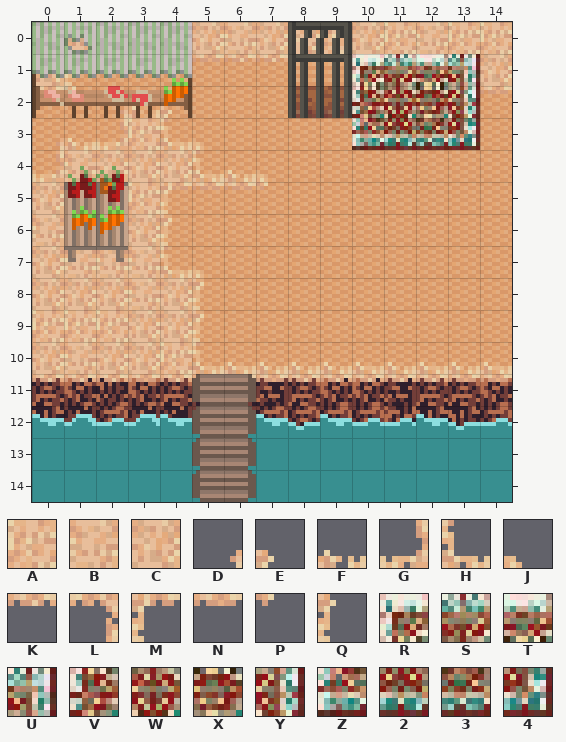
A Tiled map gets an edit: maps/level0.tmx. This is how it looked before the edit.
Cells are 8x8 px. Shown: x 0..14, y 0..14.
Key: from "Tileset": A 67, B 99, C 100, D 131, E 132, F 194, G 195, H 196, J 198, K 226, L 227, M 228, N 229, P 230, Q 260, R 304, S 305, T 306, U 307, V 336, W 337, X 338, Y 339, Z 368, 2 369, 3 370, 4 371.
_ is an empty cell, # one hidden under a higher layer.
Layers that did not change in this view are not listed.
Layer "ground-detail1" before, first column x 0:
 0 #B###CBCCACABAA
 1 CMNNNNKKNLRSTUC
 2 KPDFE____#VWXYN
 3 DFGAHJ____Z234_
 4 GBCCCHFJ_______
 5 C##AMNNP_______
 6 B##CQ__________
 7 CBBBHJ_________
 8 CCCBCQ_________
 9 AAACCQ_________
New version:
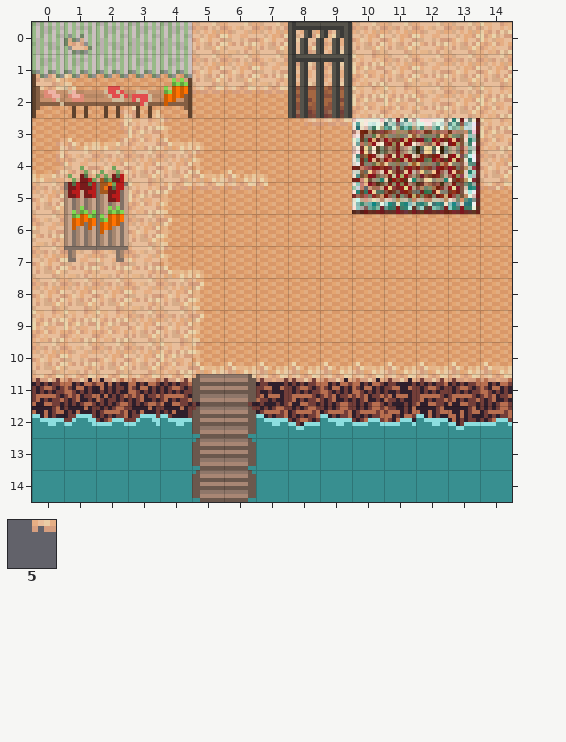
Further tiles: from "Tileset": 5 225.
Diff:
Layer "ground-detail1":
The author put tile 2 in row 5 at x 11.
The author put tile 3 in row 5 at x 12.
The author put tile 4 in row 5 at x 13.
Tile E becomes tile 5 in row 2 at x 4.
The author put tile 5 in row 3 at x 8.
Tile L becomes tile A in row 1 at x 9.
Tile N becomes tile A in row 1 at x 8; in row 2 at x 14.
Tile R becomes tile A in row 1 at x 10.
Tile V becomes tile A in row 2 at x 10.
Tile W becomes tile A in row 2 at x 11.
The author put tile A in row 3 at x 14.
Tile K becomes tile B in row 1 at x 7.
Tile T becomes tile B in row 1 at x 12.
Tile X becomes tile B in row 2 at x 12.
Tile A becomes tile C in row 0 at x 11 and 13.
Tile K becomes tile C in row 1 at x 6.
Tile N becomes tile C in row 1 at x 5.
Tile S becomes tile C in row 1 at x 11.
Tile U becomes tile C in row 1 at x 13.
Tile Y becomes tile C in row 2 at x 13.
The author put tile C in row 4 at x 14.
The author put tile K in row 5 at x 14.
The author put tile N in row 2 at x 5 to 7; in row 3 at x 9.
Tile Z becomes tile R in row 3 at x 10.
Tile 2 becomes tile S in row 3 at x 11.
Tile 3 becomes tile T in row 3 at x 12.
Tile 4 becomes tile U in row 3 at x 13.
The author put tile V in row 4 at x 10.
The author put tile W in row 4 at x 11.
The author put tile X in row 4 at x 12.
The author put tile Y in row 4 at x 13.
The author put tile Z in row 5 at x 10.
Where, in picture pixels (left, top, right, bottom), the same in both pictures:
changed: (160, 22, 512, 214)
